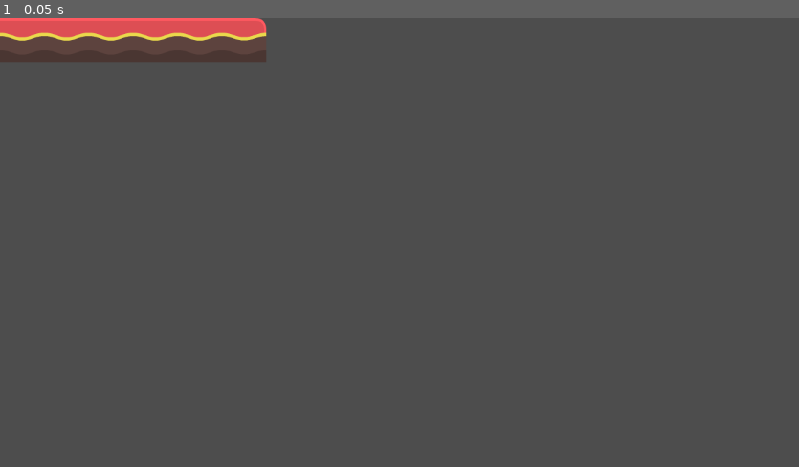
Above: before the commit, frame 1.
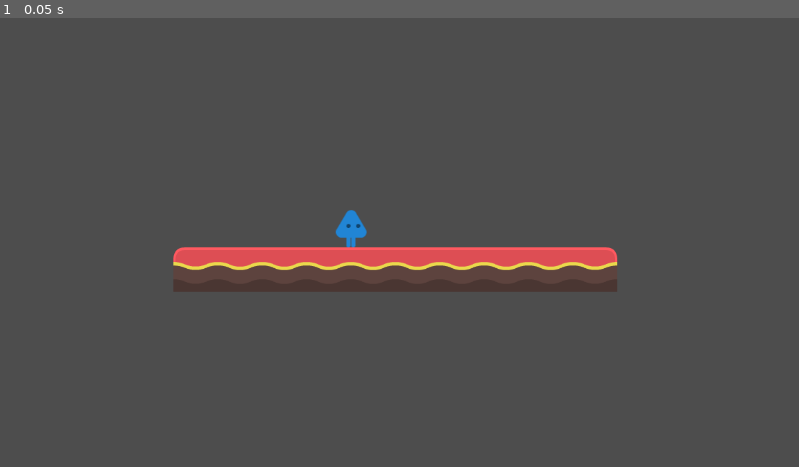
Above: after the commit, the same moment.

Repository: adsuttman/GDTest2
Game: Godot game, scene res://game.tscn
Same seed, same stepped clock (60 frames per second), same inputs: the game is played once before the commit and once after it.
Inputs:
- Up to frame 1 (0.05 s): no input

The runs differ from the first frame. In frame 1, 6.2% of the frame differs, in the area x 0-78%, y 0-61%.

Commit message:
added player character

Diff:
--- a/game.tscn
+++ b/game.tscn
@@ -1,10 +1,15 @@
-[gd_scene load_steps=2 format=3 uid="uid://c71rx8aoybweb"]
+[gd_scene load_steps=3 format=3 uid="uid://c71rx8aoybweb"]
 
 [ext_resource type="PackedScene" uid="uid://ta8l2trtluv3" path="res://tile_map.tscn" id="1_3fcqx"]
+[ext_resource type="PackedScene" uid="uid://csgt4cba7ropy" path="res://player_character.tscn" id="2_40r3b"]
 
 [node name="Game" type="Node2D"]
+position = Vector2(506, 331)
 
 [node name="TestLevel" type="Node2D" parent="."]
 
 [node name="TileMap" parent="TestLevel" instance=ExtResource("1_3fcqx")]
-layer_1/tile_data = PackedInt32Array(-65520, 327680, 0, -65519, 393216, 0, -65518, 458752, 0, 65532, 65536, 0, 65533, 131072, 0, 65534, 131072, 0, 65535, 131072, 0, 0, 131072, 0, 1, 131072, 0, 2, 131072, 0, 3, 131072, 0, 4, 131072, 0, 5, 196608, 0)
+layer_1/tile_data = PackedInt32Array(65532, 65536, 0, 65533, 131072, 0, 65534, 131072, 0, 65535, 131072, 0, 0, 131072, 0, 1, 131072, 0, 2, 131072, 0, 3, 131072, 0, 4, 131072, 0, 5, 196608, 0)
+
+[node name="PlayerCharacter" parent="." instance=ExtResource("2_40r3b")]
+position = Vector2(1, -27)
--- /dev/null
+++ b/player_character.tscn
@@ -0,0 +1,44 @@
+[gd_scene load_steps=7 format=3 uid="uid://csgt4cba7ropy"]
+
+[ext_resource type="Texture2D" uid="uid://drl4d0ottb1sn" path="res://Resources/Player/playerBlue_up1.png" id="1_7glq3"]
+[ext_resource type="Texture2D" uid="uid://cklqs5deyqlh" path="res://Resources/Player/playerBlue_up2.png" id="2_3c1i8"]
+[ext_resource type="Texture2D" uid="uid://crf6p66lehv84" path="res://Resources/Player/playerBlue_walk1.png" id="3_20m1y"]
+[ext_resource type="Texture2D" uid="uid://cvwuvhtdv33ot" path="res://Resources/Player/playerBlue_walk2.png" id="4_c7qi6"]
+
+[sub_resource type="SpriteFrames" id="SpriteFrames_8q33r"]
+animations = [{
+"frames": [{
+"duration": 1.0,
+"texture": ExtResource("1_7glq3")
+}, {
+"duration": 1.0,
+"texture": ExtResource("2_3c1i8")
+}],
+"loop": true,
+"name": &"jump",
+"speed": 5.0
+}, {
+"frames": [{
+"duration": 1.0,
+"texture": ExtResource("3_20m1y")
+}, {
+"duration": 1.0,
+"texture": ExtResource("4_c7qi6")
+}],
+"loop": true,
+"name": &"walk",
+"speed": 5.0
+}]
+
+[sub_resource type="CapsuleShape2D" id="CapsuleShape2D_am3o8"]
+radius = 17.0
+height = 54.0
+
+[node name="PlayerCharacter" type="CharacterBody2D"]
+
+[node name="AnimatedSprite2D" type="AnimatedSprite2D" parent="."]
+sprite_frames = SubResource("SpriteFrames_8q33r")
+animation = &"walk"
+
+[node name="CollisionShape2D" type="CollisionShape2D" parent="."]
+shape = SubResource("CapsuleShape2D_am3o8")
Binary file added: Resources/Player/playerBlue_dead.png
Not shown, added: Resources/Player/playerBlue_dead.png.import
Binary file added: Resources/Player/playerBlue_duck.png
Not shown, added: Resources/Player/playerBlue_duck.png.import
Binary file added: Resources/Player/playerBlue_fall.png
Not shown, added: Resources/Player/playerBlue_fall.png.import
Binary file added: Resources/Player/playerBlue_hit.png
Not shown, added: Resources/Player/playerBlue_hit.png.import
Binary file added: Resources/Player/playerBlue_roll.png
Not shown, added: Resources/Player/playerBlue_roll.png.import
Binary file added: Resources/Player/playerBlue_stand.png
Not shown, added: Resources/Player/playerBlue_stand.png.import
(and 24 more such lines)
